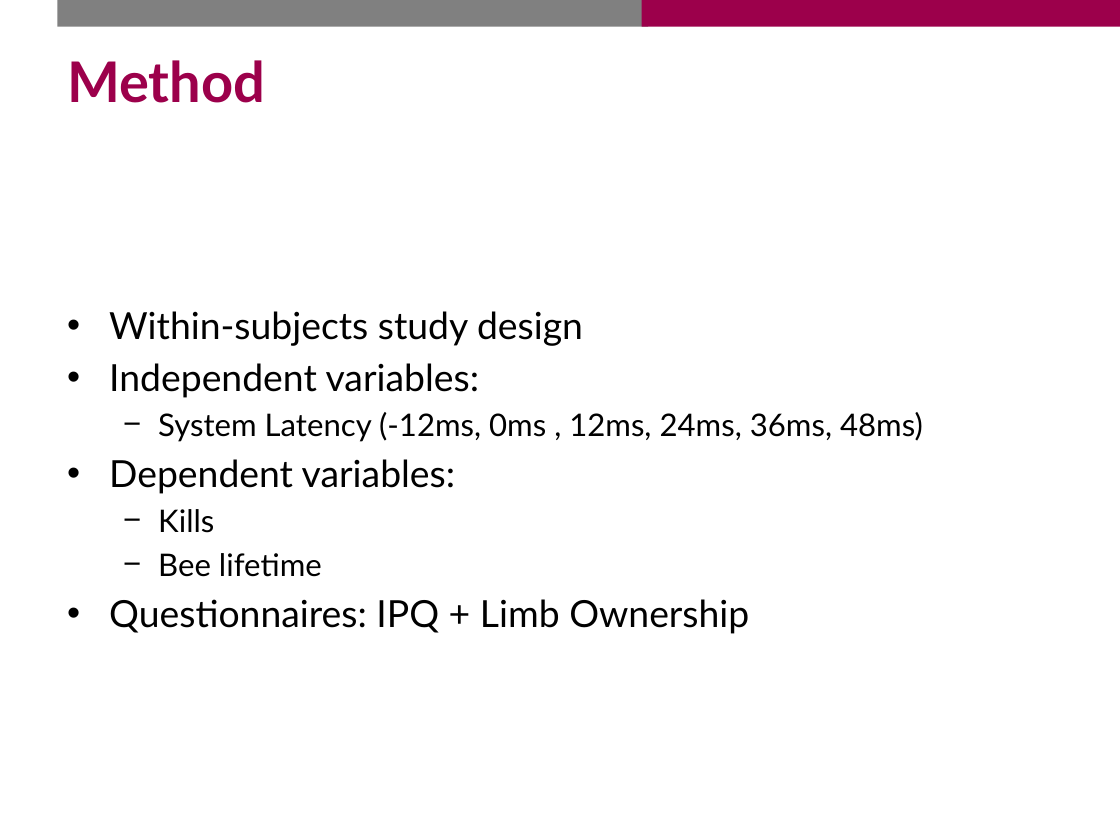
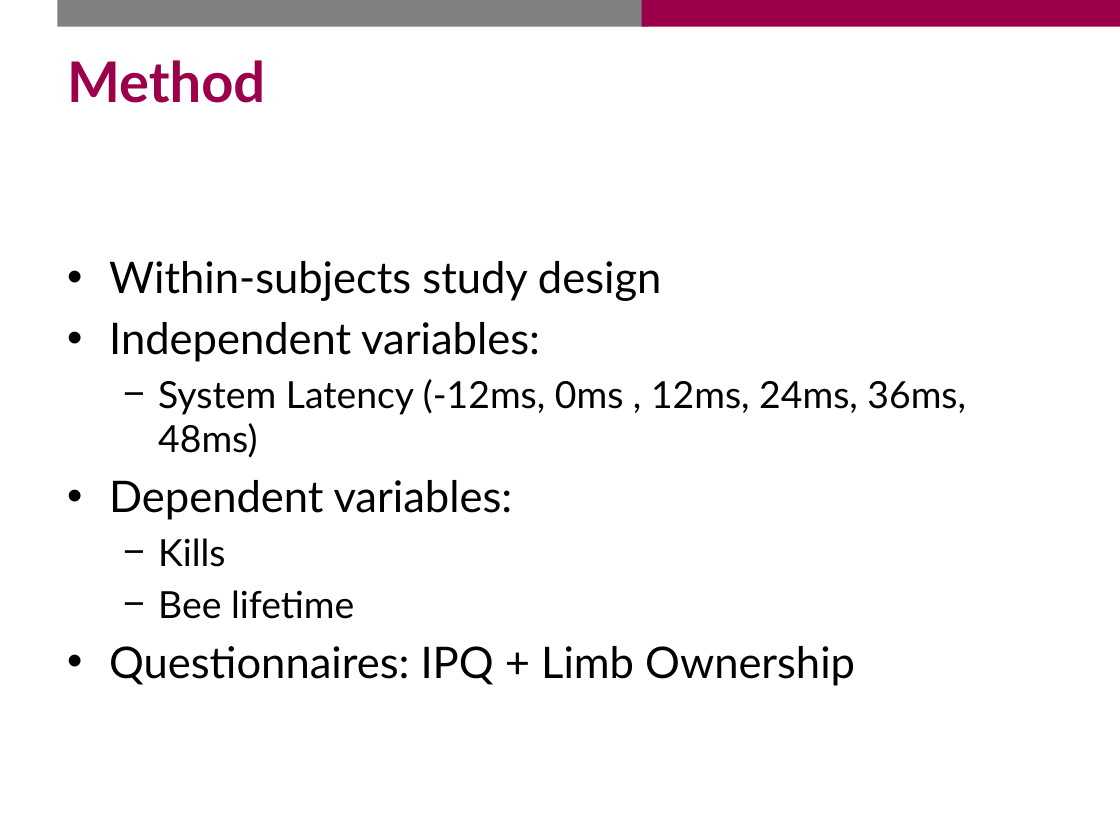
Before and after one commit to Cele3x/research-seminar, a slide deck: slide 4 of status-reports/20200115/predicting_avatar_movements.pptx (slide 5 before the commit). Drawn at 1120x840 pixels with LibreOffice and Linux fonts; fonts in the diff are those of the drawing; background and template pictures are left out. Boxes give left, top, right and bottom in pixels: in the first picture for what was removed or moved away, otherwise in the second. Text is boxed around its words. In the diff, an @@ line names an element or a change of style, - is before the commit and + after.

```diff
--- a/status-reports/20200115/predicting_avatar_movements.pptx
+++ b/status-reports/20200115/predicting_avatar_movements.pptx
@@ text "Within-subjects study design" at [109, 261, 966, 686]: size 24 to 28 pt in "Within-subjects study design", "Independent variables:", "Dependent variables:", "Questionnaires: IPQ + Limb Ownership"; size 20 to 24 pt in "System Latency (-12ms, 0ms , 12ms, 24ms, ...", "Kills", "Bee lifetime" @@
```
Also in this commit, not shown: 1 other slide changed, 2 slides added, 3 slides removed.
